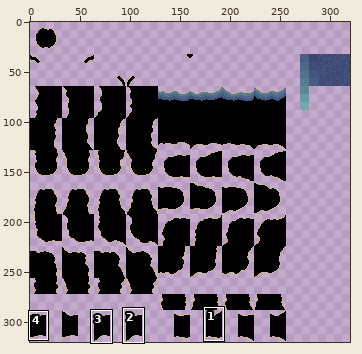
Two versions of one pixel-art file, tiles/coast.ase. The first picture is a wide view before the edit; the outline marks the close-up.
Close-up. Earlier state:
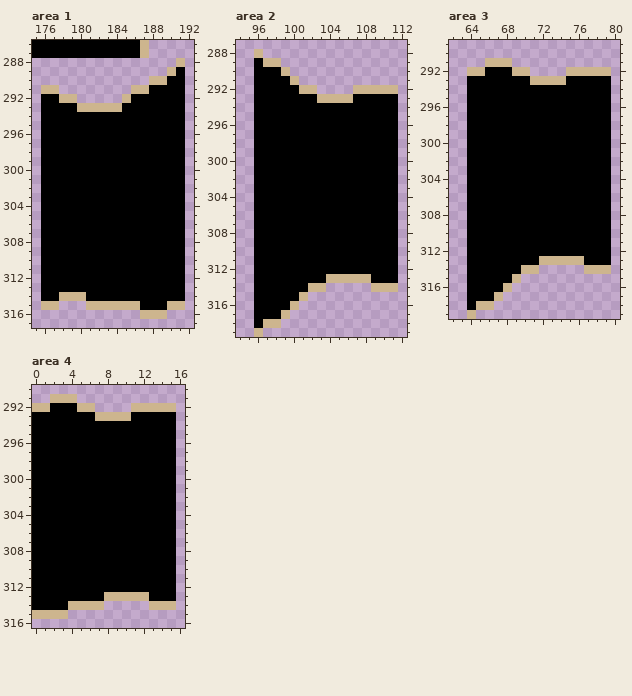
320x320 pixels, 1 frame. Shown: area 1: x 175..192, y 286..317; area 2: x 94..112, y 287..319; area 3: x 62..80, y 289..319; area 4: x 0..16, y 290..316. The commit also changed other parts of the picture, which this record leaves out.
After the commit:
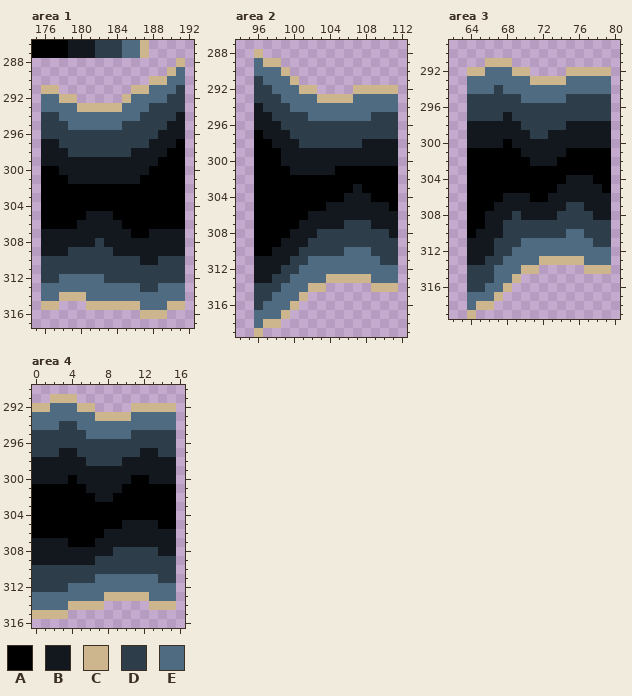
Palette (. is transparent): A #000000  B #12181d  C #cdb58e  D #2d3d4a  E #4f6b82
Commit: Finish beach tiles.
The exact change:
Changed rows in their new state; - is an unchanged pixel.
Area 1, layer "beach":
first column x 176:
286 ---BBBDDDEE-----
287 ---BBBDDDEE-----
289 ---------------E
290 --------------EE
291 ------------EEED
292 EE--------EEEEDD
293 EEEE-----EEEDDDD
294 DDEEEEEEEEEDDDDB
295 DDDEEEEEEDDDDDBB
296 DDDDDDDDDDDDDBBB
297 BBDDDDDDDDDDBBB-
298 BBBDDDDDDDBBBB--
299 BBBBBBBBBBBBB---
300 --BBBBBBBBBB----
301 ---BBBBBBBB-----
first column x 176:
305 -----BBB--------
306 ----BBBBB-------
307 BBBBBBBBBB--BBBB
308 BBBBBBDBBBBBBBBB
309 BBBDDDDDBBBBBBBB
310 DDDDDDDDDDDBBDDD
311 DDDDDDDDDDDDDDDD
312 DDEEEEEDDDDDDDDD
313 EEEEEEEEEEEDDEEE
314 EE---EEEEEEEEEEE
315 -----------EEE--
Area 2, layer "beach":
first column x 96:
289 E---------------
290 EEE-------------
291 DEEE------------
292 DDEEE-----------
293 DDDEEEE----EEEEE
294 BDDDEEEEEEEEEEEE
295 BBDDDDEEEEEEEDDD
296 BBBDDDDDDDDDDDDD
297 -BBBDDDDDDDDDDDD
298 --BBBDDDDDDDBBBB
299 ---BBBBBBBBBBBBB
300 ---BBBBBBBBBBBBB
301 ----BBBBB-------
303 -----------B----
304 ----------BBB---
305 --------BBBBBBB-
306 ------BBBBBBBBBB
307 -----BBBBBDDDBBB
308 ----BBBDDDDDDDDB
309 ---BBBDDDDDDDDDD
310 --BBBDDDDDEEEDDD
311 BBBBDDEEEEEEEEDD
312 BBBDDEEEEEEEEEEE
313 BBDDEEEE-----EEE
314 DDDEEE----------
315 DDEEE-----------
316 DEEE------------
317 EEE-------------
318 E---------------
Area 3, layer "beach":
first column x 64:
292 --EEE-----------
293 EEEEEEE----EEEEE
294 EEEDEEEEEEEEEEEE
295 DDDDDDEEEEEDDDDD
296 DDDDDDDDDDDDDDDD
297 DDDDBDDDDDDDDDDD
298 BBBBBBDDDDDBBBBB
299 BBBBBBBDDBBBBBBB
300 BBBB-BBBBBBBBBBB
301 ------BBBBB-----
302 -------BBB------
304 -----------BBB--
305 ----------BBBBB-
306 ----BBB--BBBBBBB
307 ---BBBBBBBBDDBBB
308 --BBBDBBBBDDDDBB
309 --BBDDDDDDDDDDDD
310 -BBBDDDDDDDEEDDD
311 BBBDDDEEEEEEEEDD
312 BBBDDEEEEEEEEEEE
313 BBDDEEEE-----EEE
314 DDDEEE----------
315 DDDEE-----------
316 DDEE------------
317 EEE-------------
318 E---------------
Area 4, layer "beach":
first column x 0:
292 --EEE-----------
293 EEEEEEE----EEEEE
294 EEEDDEEEEEEEEEEE
295 DDDDDDEEEEEDDDDD
296 DDDDDDDDDDDDDDDD
297 DDDBBDDDDDDDBBDD
298 BBBBBBDDDDBBBBBB
299 BBBBBBBBBBBBBBBB
300 BBBB-BBBBBB--BBB
301 ------BBBB------
302 -------BB-------
305 ----------BBBB--
306 --------BBBBBBBB
307 BBBB---BBBBBBBBB
308 BBBBBBBBBDDDDDBB
309 BBBBBBBDDDDDDDDD
310 DDDDDDDDDDDDDDDD
311 DDDDDDDEEEEEEEDD
312 DDDDEEEEEEEEEEEE
313 EEEEEEEE-----EEE
314 EEEE------------
